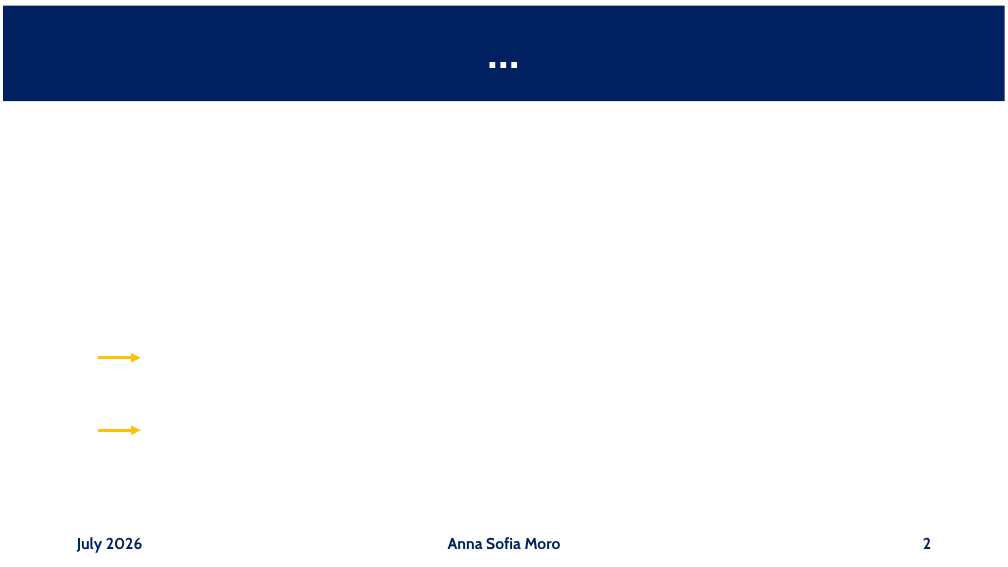
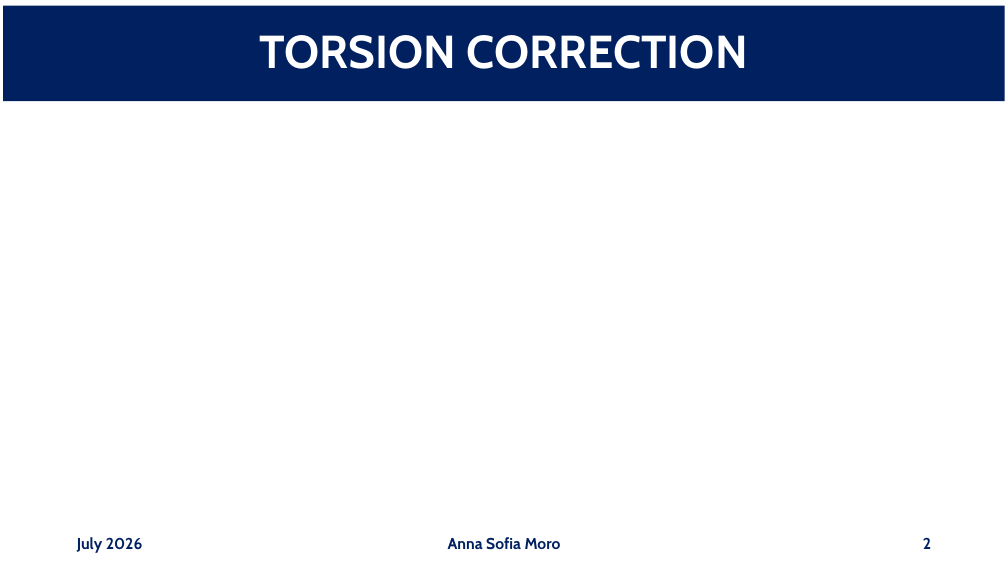
Before and after one commit to annaasofia/tesi, a slide deck: slide 2 of slides/week3.pptx. Drawn at 1008x567 pixels with LibreOffice and Linux fonts; fonts in the diff are those of the drawing; grey boxes stand for pictures. Boxes give left, top, right and bottom in pixels: in the first picture for what was removed or moved away, otherwise in the second. Text is boxed around its words. In the diff, an @@ line names an element or a change of style, - is before the commit and + after.

```diff
--- a/slides/week3.pptx
+++ b/slides/week3.pptx
@@ title at <box>260,35,748,69</box>: text changed @@
-…
+TORSION CORRECTION
@@ arrow removed from (98, 358) to (141, 358) @@
@@ arrow removed from (98, 430) to (141, 430) @@
```
Also in this commit, not shown: 5 other slides changed, 10 slides removed, 1 other file.
